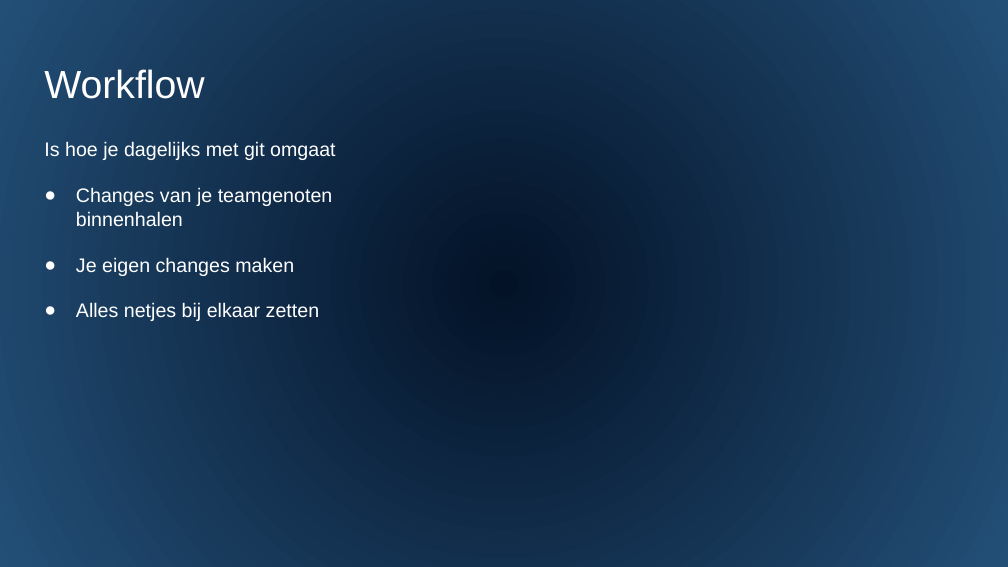
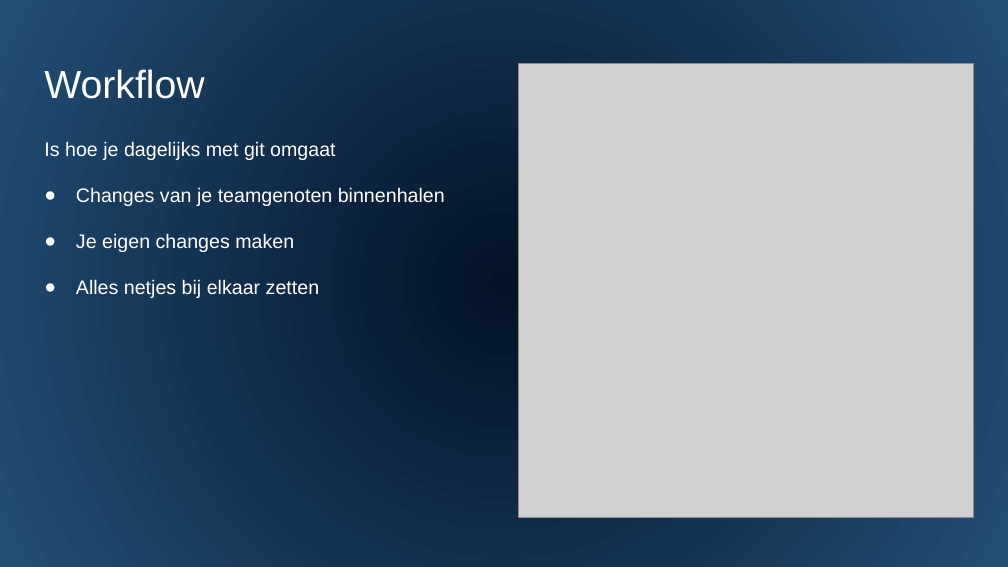
Before and after one commit to djsjollema/lessen-gamedevelopment, a slide deck: slide 5 of M2/Skill/4-Workflow/PowerPoint/4 workflow.pptx. Drawn at 1008x567 pixels with LibreOffice and Linux fonts; fonts in the diff are those of the drawing; grey boxes stand for pictures. Boxes give left, top, right and bottom in pixels: in the first picture for what was removed or moved away, otherwise in the second. Text is boxed around its words. In the diff, an @@ line names an element or a change of style, - is before the commit and + after.

Commit message:
Some updates in the workflow presentation

```diff
--- a/M2/Skill/4-Workflow/PowerPoint/4 workflow.pptx
+++ b/M2/Skill/4-Workflow/PowerPoint/4 workflow.pptx
@@ picture added at <box>519,64,974,518</box> @@
@@ text "Is hoe je dagelijks met ..." rewrapped from <box>44,141,335,321</box> to <box>44,141,445,298</box> @@
```
Also in this commit, not shown: 3 other slides changed, 4 slides added, 1 other file.
